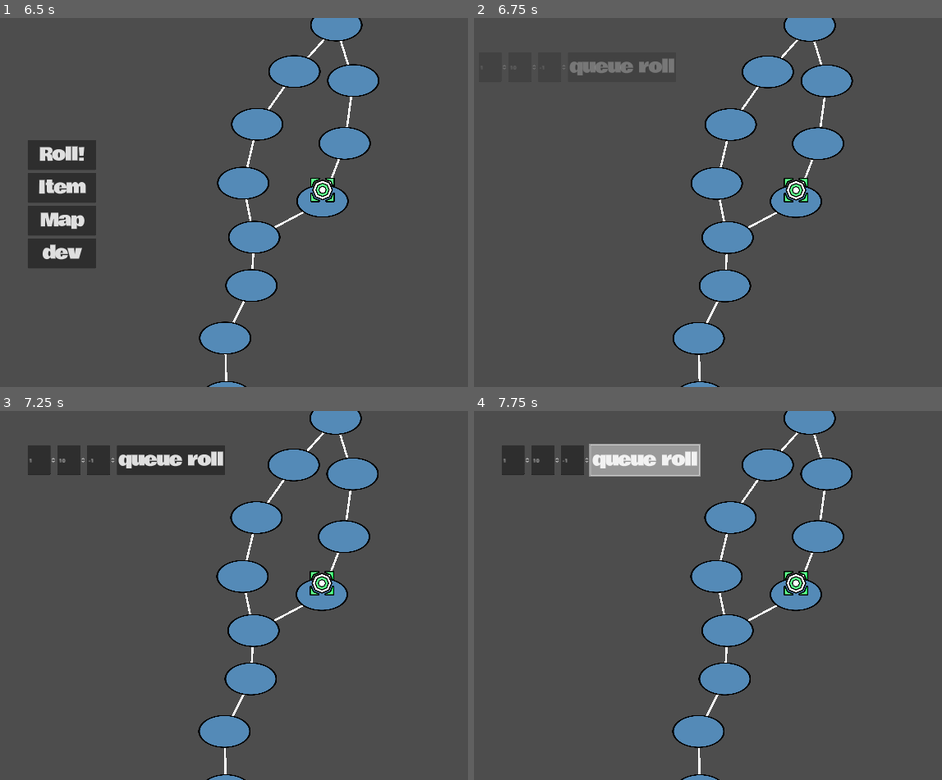
Above: before the commit, frames 1-4 (two rows, left to right).
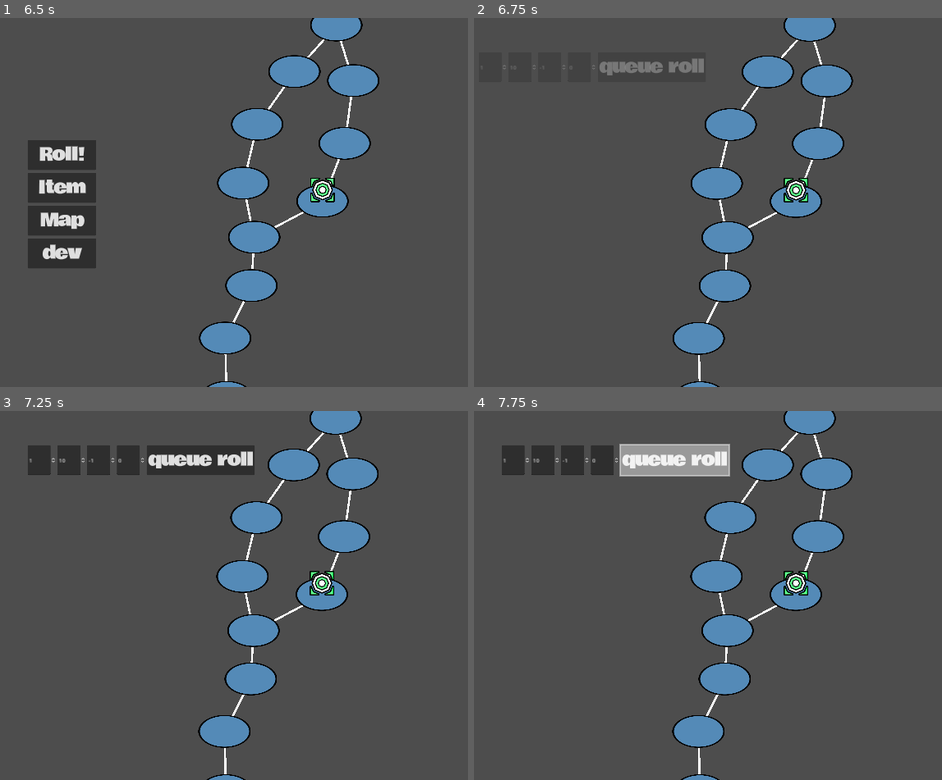
Above: after the commit, the same moments.

Repository: souphole/board-game
Game: Godot game, scene res://scenes_scripts/main.tscn
The game is run twice, just before and just after one commit, with the same random seed, the same clock (stepped at 60 frames per second) and the same inputs.
Inputs (mouse positions are in pixels of both pictures, inside the frame that each line leads up to):
- Up to frame 1 (6.5 s): click "Item" at 0.5 s; tap Enter at 1.25 s; tap ` (dev_move) every 0.75 s from 1.35 to 5.1 s; tap Space (jump) at 1.52, 2.27, 3.77, 4.52, 5.27 s; tap Escape (ui_cancel) at 4.9 s; click (360, 184) at 5.77 s
- Up to frame 2 (6.75 s): click "dev" at 6.5 s
- Up to frame 3 (7.25 s): no input
- Up to frame 4 (7.75 s): click "queue roll" at 7.25 s

Frame 1 is identical in both runs. In frame 2, 0.5% of the frame differs, in the area x 20-50%, y 11-16%; in frame 3, 1.1%; in frame 4, 1.4%, in the area x 24-55%, y 8-18%.
Error after the commit: Invalid call. Nonexistent function 'change_value' in base 'Nil'. (res://scenes_scripts/player/dice_container.gd:123)

Commit message:
reworked menu hiding/showing system. moved the final_hit_label countdown to the move player state. added dice_mod.

Diff:
--- a/project.godot
+++ b/project.godot
@@ -28,8 +28,6 @@
 [dotnet]
 
 project/assembly_name="boardgame"
-
-[editor]
 
 [gui]
 
--- a/scenes_scripts/gui/buttons/dev_queue_roll_button.gd
+++ b/scenes_scripts/gui/buttons/dev_queue_roll_button.gd
@@ -3,6 +3,7 @@
 @export var min_spinbox: SpinBox
 @export var max_spinbox: SpinBox
 @export var override_spinbox: SpinBox
+@export var dice_mod_spinbox: SpinBox
 
 func _pressed() -> void:
 	var dice_queue = global_dict.get_data("dice_queue")
@@ -10,5 +11,8 @@
 		dice_queue = []
 
 	dice_queue.append({"min": min_spinbox.value, "max": max_spinbox.value, "override": override_spinbox.value})
-	print(dice_queue)
+
+	print(dice_queue, " " + str(dice_mod_spinbox.value))
+
 	global_dict.store_data("dice_queue", dice_queue)
+	global_dict.store_data("dice_mod", dice_mod_spinbox.value)
--- a/scenes_scripts/gui/buttons/switcher_button.gd
+++ b/scenes_scripts/gui/buttons/switcher_button.gd
@@ -4,4 +4,4 @@
 #this kind of button doesn't do any logic
 #points to another menu for the menu manager to switch to
 
-@export var submenu: Menu
+@export var menu: Menu
--- a/scenes_scripts/gui/gui.tscn
+++ b/scenes_scripts/gui/gui.tscn
@@ -112,14 +112,16 @@
 grow_vertical = 2
 theme = ExtResource("1_mse6j")
 
-[node name="menu_manager" type="Control" parent="MarginContainer" node_paths=PackedStringArray("gui", "start_menu", "animation")]
+[node name="menu_manager" type="Control" parent="MarginContainer" node_paths=PackedStringArray("gui", "start_menu", "blank_menu", "animation")]
 layout_mode = 2
 script = ExtResource("2_esi6u")
 gui = NodePath("../..")
 start_menu = NodePath("origin_menu")
+blank_menu = NodePath("blank_menu")
 animation = NodePath("../../animation")
 
 [node name="origin_menu" type="Control" parent="MarginContainer/menu_manager"]
+visible = false
 layout_mode = 2
 anchors_preset = 0
 offset_right = 1720.0
@@ -142,12 +144,12 @@
 text = "Roll!"
 script = ExtResource("4_4kw5l")
 
-[node name="ItemButton" type="Button" parent="MarginContainer/menu_manager/origin_menu/VBoxContainer" node_paths=PackedStringArray("submenu")]
+[node name="ItemButton" type="Button" parent="MarginContainer/menu_manager/origin_menu/VBoxContainer" node_paths=PackedStringArray("menu")]
 layout_mode = 2
 theme = ExtResource("1_mse6j")
 text = "Item"
 script = ExtResource("2_y8s8o")
-submenu = NodePath("../../../item_menu")
+menu = NodePath("../../../item_menu")
 
 [node name="MapButton" type="Button" parent="MarginContainer/menu_manager/origin_menu/VBoxContainer"]
 layout_mode = 2
@@ -155,12 +157,12 @@
 text = "Map"
 script = ExtResource("6_ff7lo")
 
-[node name="DevButton" type="Button" parent="MarginContainer/menu_manager/origin_menu/VBoxContainer" node_paths=PackedStringArray("submenu")]
+[node name="DevButton" type="Button" parent="MarginContainer/menu_manager/origin_menu/VBoxContainer" node_paths=PackedStringArray("menu")]
 layout_mode = 2
 theme = ExtResource("1_mse6j")
 text = "dev"
 script = ExtResource("2_y8s8o")
-submenu = NodePath("../../../dev_menu")
+menu = NodePath("../../../dev_menu")
 
 [node name="item_menu" type="Control" parent="MarginContainer/menu_manager" node_paths=PackedStringArray("parent_menu")]
 layout_mode = 3
@@ -171,7 +173,6 @@
 parent_menu = NodePath("../origin_menu")
 
 [node name="dev_menu" type="Control" parent="MarginContainer/menu_manager" node_paths=PackedStringArray("parent_menu")]
-visible = false
 anchors_preset = 0
 offset_right = 40.0
 offset_bottom = 40.0
@@ -200,7 +201,11 @@
 min_value = -1.0
 value = -1.0
 
-[node name="queue_button" type="Button" parent="MarginContainer/menu_manager/dev_menu/VBoxContainer/HBoxContainer" node_paths=PackedStringArray("min_spinbox", "max_spinbox", "override_spinbox")]
+[node name="dice_mod" type="SpinBox" parent="MarginContainer/menu_manager/dev_menu/VBoxContainer/HBoxContainer"]
+layout_mode = 2
+max_value = 20000.0
+
+[node name="queue_button" type="Button" parent="MarginContainer/menu_manager/dev_menu/VBoxContainer/HBoxContainer" node_paths=PackedStringArray("min_spinbox", "max_spinbox", "override_spinbox", "dice_mod_spinbox")]
 layout_mode = 2
 theme = ExtResource("1_mse6j")
 text = "queue roll"
@@ -208,6 +213,13 @@
 min_spinbox = NodePath("../min")
 max_spinbox = NodePath("../max")
 override_spinbox = NodePath("../override")
+dice_mod_spinbox = NodePath("../dice_mod")
+
+[node name="blank_menu" type="Control" parent="MarginContainer/menu_manager"]
+anchors_preset = 0
+offset_right = 40.0
+offset_bottom = 40.0
+script = ExtResource("3_4yukx")
 
 [node name="animation" type="AnimationPlayer" parent="."]
 libraries = {
--- a/scenes_scripts/gui/menus/menu.gd
+++ b/scenes_scripts/gui/menus/menu.gd
@@ -5,19 +5,14 @@
 
 @export var exit_animation_name: String = "default_exit"
 
-@export var parent_menu: Menu #use if it is a submenu
+@export var parent_menu: Menu
 
 var parent: MenuManager
 var animation: AnimationPlayer
 
 var reference_menu: Menu
 
-var submenu = false #sets true if theres a parent menu
-
 func enter() -> void:
-
-	if parent_menu != null:
-		submenu = true
 
 	reference_menu = null
 
@@ -27,7 +22,7 @@
 			child.parent_menu = self
 
 		if child is SwitcherButton: #SwitcherButton inherets DefaultButton, so it already has the parent_menu set
-			child.connect("pressed", func(): reference_menu = child.submenu)
+			child.connect("pressed", func(): reference_menu = child.menu)
 
 	animation.queue(enter_animation_name)
 
@@ -49,11 +44,7 @@
 func process_input(event: InputEvent) -> Menu:
 	if Input.is_action_just_pressed("ui_cancel") && not animation.is_playing():
 
-		if submenu:
-			return parent_menu
-
-		else:
-			return null #TODO add a pause menu
+		return parent_menu #TODO add a pause menu
 
 	return null
 
--- a/scenes_scripts/gui/menus/menu_manager.gd
+++ b/scenes_scripts/gui/menus/menu_manager.gd
@@ -7,11 +7,15 @@
 
 @export var start_menu: Menu
 
+@export var blank_menu: Menu
+
 @export var animation: AnimationPlayer
 
 var current_menu: Menu
 
-var menu_hidden := false
+var last_menu: Menu
+
+var is_menu_hidden := false
 
 #Initializes the menu machine by injecting dependencies and entering start_menu
 func _ready() -> void:
@@ -32,20 +36,17 @@
 func change_menu(new_menu: Menu) -> void:
 	if current_menu != null:
 		current_menu.exit()
+		last_menu = current_menu
 	current_menu = new_menu
 	current_menu.enter()
 
 func hide_menu():
-	if not menu_hidden:
-		menu_hidden = true
-		await current_menu.exit()
-		current_menu.visible = false
+	is_menu_hidden = true
+	change_menu(blank_menu)
 
 func show_menu():
-	if menu_hidden:
-		menu_hidden = false
-		await current_menu.enter()
-		current_menu.visible = true
+	is_menu_hidden = false
+	change_menu(last_menu)
 
 func _unhandled_input(event: InputEvent) -> void:
 	var new_menu = current_menu.process_input(event)
--- a/scenes_scripts/player/dice_container.gd
+++ b/scenes_scripts/player/dice_container.gd
@@ -32,7 +32,7 @@
 	else:
 		preview_node.visible = false
 
-func spawn_dice(parent: Player, dice_queue: Array, dice_mod = null) -> void:
+func spawn_dice(parent: Player, dice_queue: Array, dice_mod: int = 0) -> void:
 
 	finished = false
 
@@ -41,11 +41,15 @@
 	var hit_labels = []
 
 	#adds hit_label if a dice_mod argument is passed
-	if dice_mod is int:
+	if dice_mod > 0:
+
 		hit_values.append(dice_mod)
 
 		#creates a new label
 		var dice_mod_hit_label = add_hit_label(dice_mod)
+
+		dice_mod_hit_label.enter()
+
 		hit_labels.append(dice_mod_hit_label)
 
 		#sets the hit_label to the first free position
@@ -82,28 +86,33 @@
 
 		hit_label_positions.pop_front()
 
-	#tween all the hit labels to the center
 
-	for label in hit_labels:
-		tween = create_tween()
-		tween.tween_property(label, "position", Vector2(0, hit_label_height_above_die), 0.1).set_trans(Tween.TRANS_SINE).set_ease(Tween.EASE_IN)
-		label.exit()
+	if len(hit_labels) > 1:
 
+		#tween all the hit labels to the center
+		for label in hit_labels:
+			tween = create_tween()
+			tween.tween_property(label, "position", Vector2(0, hit_label_height_above_die), 0.1).set_trans(Tween.TRANS_SINE).set_ease(Tween.EASE_IN)
+			label.exit()
 
-	await tween.finished
+		await tween.finished
 
-	for label in hit_labels:
-		remove_child(label)
-	hit_labels.clear() #not necessary but IDK feels gross to leave it out
+		for label in hit_labels:
+			remove_child(label)
+		hit_labels.clear() #not necessary but IDK feels gross to leave it out
 
-	final_sum = sum_array(hit_values)
-	hit_values.clear() #ditto
+		final_sum = sum_array(hit_values)
+		hit_values.clear() #ditto
 
-	final_hit_label = add_hit_label(final_sum)
+		final_hit_label = add_hit_label(final_sum)
 
-	final_hit_label.position = Vector2(0, hit_label_height_above_die)
+		final_hit_label.position = Vector2(0, hit_label_height_above_die)
 
-	await final_hit_label.enter()
+		await final_hit_label.enter()
+
+	else:
+
+		final_hit_label = hit_labels[0]
 
 	finished = true
 
--- a/scenes_scripts/player/player.gd
+++ b/scenes_scripts/player/player.gd
@@ -24,6 +24,8 @@
 
 var path_index: int = 0 #used for getting the next space
 
+var dice_mod: int
+
 signal hit_die
 
 func _ready() -> void:
--- a/scenes_scripts/player/states/awaiting_arrow_click.gd
+++ b/scenes_scripts/player/states/awaiting_arrow_click.gd
@@ -21,6 +21,8 @@
 
 		if arrow.button.button_pressed:
 
+			parent.dice_container.set_final_hit_label_value(parent.spaces_to_move)
+
 			parent.current_space = arrow.reference_space
 			parent.current_path = arrow.reference_space.get_parent()
 			parent.path_index = arrow.reference_space.get_index()
--- a/scenes_scripts/player/states/idle.gd
+++ b/scenes_scripts/player/states/idle.gd
@@ -1,6 +1,7 @@
 extends State
 
 @export var prepare_move: State
+
 @export var prepare_dice: State
 
 var reference_state: State
@@ -12,16 +13,8 @@
 	parent.gui.pressed_roll.connect(func(): reference_state = prepare_dice)
 
 	if parent.spaces_to_move > 0:
-
-		parent.gui.menu_manager.hide_menu()
-
-		parent.spaces_to_move -= 1
-		parent.dice_container.set_final_hit_label_value(parent.spaces_to_move)
-
 		reference_state = prepare_move
-
 	else:
-		parent.gui.menu_manager.show_menu()
 		parent.dice_container.remove_final_hit_label()
 
 func process_input(event: InputEvent) -> State:
--- a/scenes_scripts/player/states/move.gd
+++ b/scenes_scripts/player/states/move.gd
@@ -6,6 +6,21 @@
 
 func enter() -> void:
 	super()
+
+	# A little sloppy but this is the best solution I can think of right now
+
+	if parent.spaces_to_move > 0: #this for if the movement is caused by dev_move so it doesnt subtract indefinitely
+
+		if not parent.gui.menu_manager.is_menu_hidden:
+			parent.gui.menu_manager.hide_menu()
+
+		parent.spaces_to_move -= 1
+		parent.dice_container.set_final_hit_label_value(parent.spaces_to_move)
+
+	else:
+
+		if parent.gui.menu_manager.is_menu_hidden:
+			parent.gui.menu_manager.show_menu()
 
 	reference_state = null
 
--- a/scenes_scripts/player/states/prepare_dice.gd
+++ b/scenes_scripts/player/states/prepare_dice.gd
@@ -4,11 +4,14 @@
 
 func enter() -> void:
 	super()
+
 	var dice_queue = global_dict.get_data("dice_queue")
+	var dice_mod = global_dict.get_data("dice_mod")
 
-	parent.dice_container.spawn_dice(parent, dice_queue)
+	parent.dice_container.spawn_dice(parent, dice_queue, dice_mod)
 
 	global_dict.store_data("dice_queue", [])
+	global_dict.store_data("dice_mod", null)
 
 func process(delta: float) -> State:
 	return await_jump
--- a/scenes_scripts/player/states/prepare_move.gd
+++ b/scenes_scripts/player/states/prepare_move.gd
@@ -11,7 +11,7 @@
 	if parent.current_space.has_branch_nodes:
 		return spawn_arrows
 
-	elif parent.current_space.last_node:
+	if parent.current_space.last_node:
 		parent.current_space = parent.current_space.branch_nodes[0]
 		parent.current_path = parent.current_space.get_parent()
 		parent.path_index = parent.current_space.get_index()
